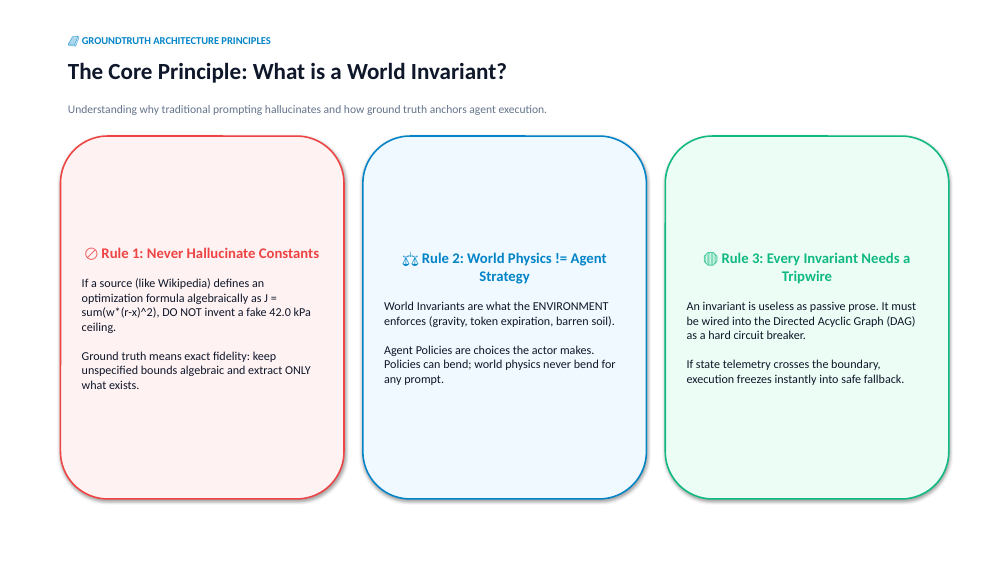
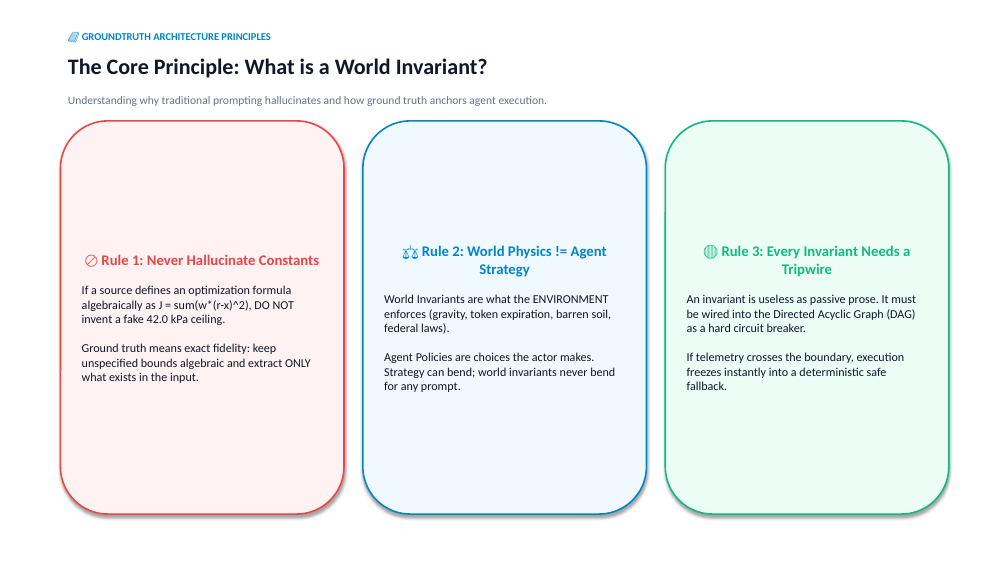
Before and after one commit to cosmosanalytics/uat-copilot-local, a slide deck: slide 2 of Capturing_World_Invariants_Ground_Truth.pptx. Drawn at 1008x567 pixels with LibreOffice and Linux fonts; fonts in the diff are those of the drawing. Boxes give left, top, right and bottom in pixels: in the first picture for what was removed or moved away, otherwise in the second. Text is boxed around its words. In the diff, an @@ line names an element or a change of style, - is before the commit and + after.

Commit message:
Update GroundTruth PowerPoint presentation to feature verbatim original input ingestion alongside output flowcharts for all 4 examples

```diff
--- a/Capturing_World_Invariants_Ground_Truth.pptx
+++ b/Capturing_World_Invariants_Ground_Truth.pptx
@@ text "📘 GROUNDTRUTH ARCHITECTURE PRINCIPLES": place and size @@
-text "📘 GROUNDTRUTH ARCHITECTURE PRINCIPLES" at (82,37,270,44)
+text "📘 GROUNDTRUTH ARCHITECTURE PRINCIPLES" at (82,33,270,40)
@@ text "The Core Principle: What is ..." at (68,58,488,78): size 22 to 21 pt @@
@@ text "Understanding why traditional prompting hallucinates ...": place and size @@
-text "Understanding why traditional prompting hallucinates ..." at (68,105,548,115)
+text "Understanding why traditional prompting hallucinates ..." at (68,96,548,106)
@@ rounded rectangle "🚫 Rule 1: Never Hallucinate ...": place and size @@
-rounded rectangle "🚫 Rule 1: Never Hallucinate ..." at (60,136,344,499)
+rounded rectangle "🚫 Rule 1: Never Hallucinate ..." at (60,121,344,514)
@@ rounded rectangle "⚖️ Rule 2: World Physics ...": place and size @@
-rounded rectangle "⚖️ Rule 2: World Physics ..." at (363,136,647,499)
+rounded rectangle "⚖️ Rule 2: World Physics ..." at (363,121,647,514)
@@ rounded rectangle "🛑 Rule 3: Every Invariant ...": place and size @@
-rounded rectangle "🛑 Rule 3: Every Invariant ..." at (665,136,949,499)
+rounded rectangle "🛑 Rule 3: Every Invariant ..." at (665,121,949,514)
@@ text in rounded rectangle at (82,285,311,383): text changed @@
-If a source (like Wikipedia) defines an optimization formula algebraically as J = sum(w*(r-x)^2), DO NOT invent a fake 42.0 kPa ceiling.
-Ground truth means exact fidelity: keep unspecified bounds algebraic and extract ONLY what exists.
+If a source defines an optimization formula algebraically as J = sum(w*(r-x)^2), DO NOT invent a fake 42.0 kPa ceiling.
+Ground truth means exact fidelity: keep unspecified bounds algebraic and extract ONLY what exists in the input.
@@ text in rounded rectangle at (384,294,615,392): text changed @@
-World Invariants are what the ENVIRONMENT enforces (gravity, token expiration, barren soil).
-Agent Policies are choices the actor makes. Policies can bend; world physics never bend for any prompt.
+World Invariants are what the ENVIRONMENT enforces (gravity, token expiration, barren soil, federal laws).
+Agent Policies are choices the actor makes. Strategy can bend; world invariants never bend for any prompt.
@@ text in rounded rectangle at (687,294,916,390): text changed @@
-An invariant is useless as passive prose. It must be wired into the Directed Acyclic Graph (DAG) as a hard circuit breaker.
-If state telemetry crosses the boundary, execution freezes instantly into safe fallback.
+An invariant is useless as passive prose. It must be wired into the Directed Acyclic Graph (DAG) as a hard circuit breaker.
+If telemetry crosses the boundary, execution freezes instantly into a deterministic safe fallback.
```
Also in this commit, not shown: 6 other slides changed, 5 slides added, 4 other files.
